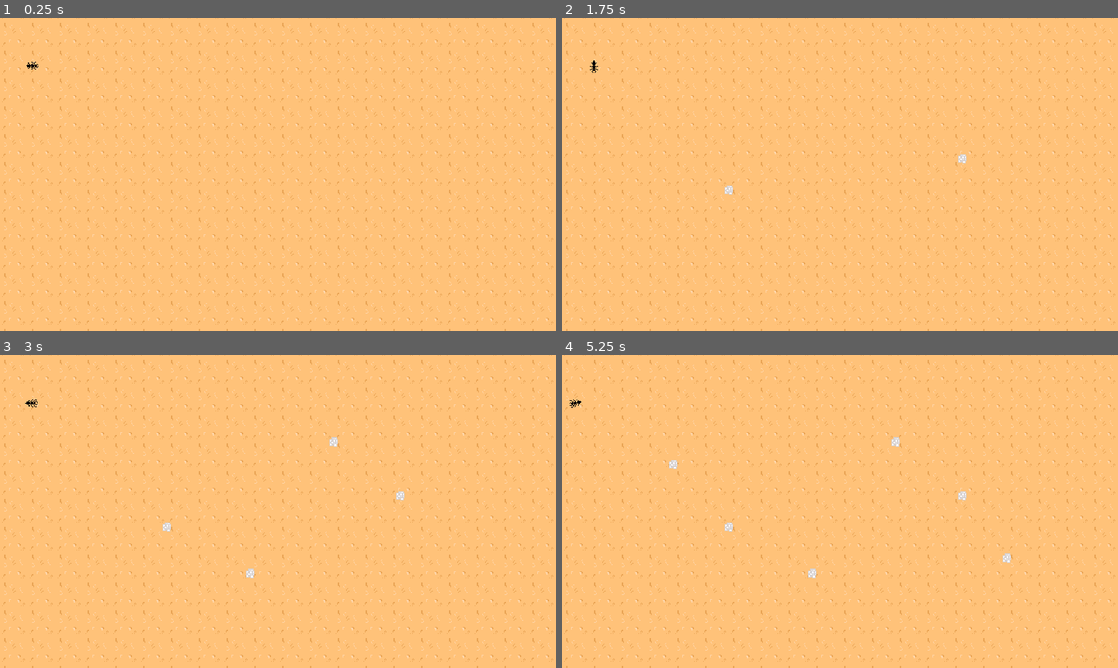
Above: before the commit, frames 1-4 (two rows, left to right).
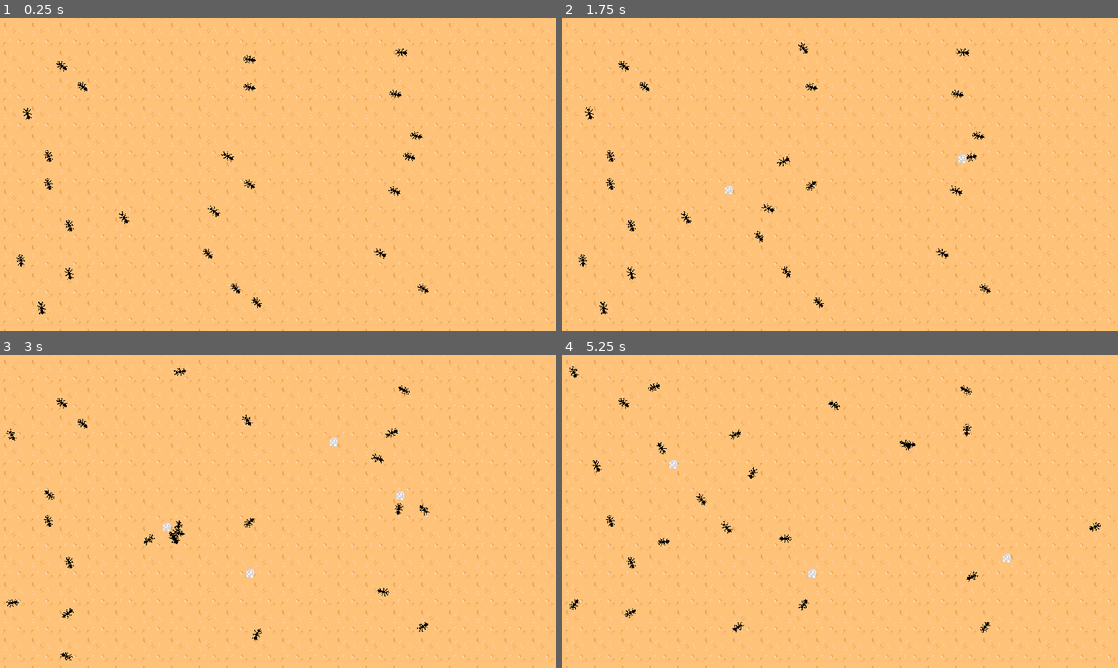
Above: after the commit, the same moments.

Repository: DuGringo/Ants
Game: Godot game, scene res://World.tscn
Two runs of this game, one before a commit and one after it. Both use one fixed random seed, a clock stepped at 60 frames per second and the inputs below.
Inputs (mouse positions are in pixels of both pictures, inside the frame that each line leads up to):
- Up to frame 1 (0.25 s): no input
- Up to frame 2 (1.75 s): tap Enter at 0.5 s; move the mouse to (962, 158) at 0.52 s; hold Right (ui_right) 0.53-1.28 s; hold J (attack) 0.53-1.28 s; click (962, 158) at 0.8 s; move the mouse to (728, 190) at 1.27 s; hold Down (ui_down) from 1.28 s (still down); click (728, 190) at 1.35 s; tap J (attack) at 1.55 s
- Up to frame 3 (3 s): move the mouse to (333, 442) at 2.02 s; release Down (ui_down) at 2.03 s; hold Right (ui_right) 2.03-2.78 s; hold J (attack) 2.03-2.78 s; click (333, 442) at 2.3 s; move the mouse to (250, 574) at 2.77 s; hold Up (ui_up) from 2.78 s (still down); click (250, 574) at 2.85 s
- Up to frame 4 (5.25 s): tap J (attack) at 3.05, 4.55 s; move the mouse to (1006, 558) at 3.52 s; release Up (ui_up) at 3.53 s; hold J (attack) 3.53-4.28 s; hold Left (ui_left) 3.53-5.03 s; click (1006, 558) at 3.8 s; move the mouse to (673, 464) at 4.27 s; click (673, 464) at 4.35 s; move the mouse to (867, 511) at 5.02 s; hold Down (ui_down) from 5.03 s (still down); hold J (attack) from 5.03 s (still down)

The runs differ from the first frame. In frame 1, 0.6% of the frame differs, in the area x 3-78%, y 9-95%; in frame 2, 0.6%; in frame 3, 0.6%; in frame 4, 0.7%, in the area x 1-97%, y 3-89%.

Commit message:
Add files via upload

Diff:
--- a/Ants/Ant.gd
+++ b/Ants/Ant.gd
@@ -4,12 +4,20 @@
 	MOVE,
 	ATTACK,
 	EAT,
-	CHASE
+	CHASE,
+	WANDER,
+	SEARCH,
+	IDLE
 }
 
-var state = MOVE
+var state = WANDER
 var velocity = Vector2.ZERO
+export(int) var WANDER_TARGET_RANGE = 2
 
+var is_searching = false
+var is_idle = false
+
+var state_list = [WANDER, WANDER, WANDER, WANDER, IDLE, IDLE, IDLE, SEARCH]
 
 onready var anim : AnimationPlayer = $AnimationPlayer
 onready var animTree = $AnimationTree
@@ -19,12 +27,16 @@
 onready var detectionZone = $DetectionZone
 #Attack
 onready var detectionZone2 = $DetectionZone2
+onready var wanderController = $WanderController
+
+
 
 func _physics_process(delta):
 	match state:
 		MOVE:
+			seek_zone()
 			move_state(delta)
-			seek_zone()
+
 
 		ATTACK:
 			attack_state(delta)
@@ -33,19 +45,28 @@
 			eat_state(delta)
 
 		CHASE:
-			var object = detectionZone.object
-			if object != null:
-				var direction = (object.global_position - global_position).normalized()
-				velocity = velocity.move_toward(direction* stat.MAX_SPEED, stat.ACCELERATION * delta)
-				animState.travel("Walk")
-				look_at(velocity * 10000)
-				should_attack()
+			chase_state(delta)
+
+		WANDER:
+			seek_zone()
+			wander_state(delta)
+
+
+
+		SEARCH:
+			seek_zone()
+			search_state(delta)
+
+		IDLE:
+			seek_zone()
+			idle_state(delta)
 
 
 
 
 	velocity = move_and_slide(velocity)
 
+#state 0
 func move_state(delta):
 	var input_vector = Vector2.ZERO
 	input_vector.x = Input.get_action_strength("ui_right") - Input.get_action_strength("ui_left")
@@ -66,13 +87,11 @@
 
 	if Input.is_action_pressed("attack"):
 		state = ATTACK
-
+#state 1
 func attack_state(delta):
 	animState.travel("Attack")
 	velocity = Vector2.ZERO
-
-
-
+#state 2
 func eat_state(delta):
 
 	var food = detectionZone2.object
@@ -80,22 +99,72 @@
 	if food != null:
 		animState.travel("Attack")
 		velocity = Vector2.ZERO
+	else:
+		state = IDLE
+#state 3
+func chase_state(delta):
+	var object = detectionZone.object
+	if object != null:
+		#var direction = (object.global_position - global_position).normalized()
+		var direction = global_position.direction_to(object.global_position)
+		velocity = velocity.move_toward(direction* stat.MAX_SPEED, stat.ACCELERATION * delta)
+		animState.travel("Walk")
+		look_at(velocity * 10000)
+		should_attack()
+	else:
+		state = IDLE
+#state 4
+func wander_state(delta):
+	if is_searching != true:
+		if wanderController.get_time_left() == 0:
+			state = pick_random_state(state_list)
+			wanderController.set_wander_timer(rand_range(1,2))
+		var direction = global_position.direction_to(wanderController.target_position)
+		velocity = velocity.move_toward(direction* stat.MAX_SPEED, stat.ACCELERATION * delta)
+		look_at(velocity * 10000)
+		if direction != Vector2.ZERO:
+			animState.travel("Walk")
+
+	if global_position.distance_to(wanderController.target_position) <= WANDER_TARGET_RANGE:
+				velocity = Vector2.ZERO
+				animState.travel("Idle")
+				state = pick_random_state(state_list)
+#state 5
+func search_state(delta):
+	is_searching = true
+	animState.travel("Search")
+	velocity = Vector2.ZERO
+#state 6
+func idle_state(delta):
+	if is_idle == false:
+		is_idle = true
+		wanderController.set_wander_timer(rand_range(1,3))
+		animState.travel("Idle")
+		velocity = Vector2.ZERO
+
+	if  wanderController.get_time_left() == 0:
+		state = pick_random_state(state_list)
+		is_idle = false
 
 
-
-
-
-
-
-func chase_state(delta):
-	pass
-
 func attack_animation_finished():
-	state = MOVE
+	state = WANDER
 
 func seek_zone():
 	if detectionZone.can_see_object():
 		state = CHASE
+	#else:
+	#	state = WANDER
+
 func should_attack():
 	if detectionZone2.can_see_object():
 		state = EAT
+
+func pick_random_state(state_list):
+	state_list.shuffle()
+	return state_list[1]
+	#return state_list.pop_out()
+
+func search_animation_finished():
+	state = WANDER
+	is_searching = false
--- a/Ants/Ant.tscn
+++ b/Ants/Ant.tscn
@@ -1,10 +1,12 @@
-[gd_scene load_steps=28 format=2]
+[gd_scene load_steps=31 format=2]
 
 [ext_resource path="res://Ant.gd" type="Script" id=1]
 [ext_resource path="res://Ants Resorce/Animations/Ant Spritesheet.png" type="Texture" id=2]
 [ext_resource path="res://Stats.tscn" type="PackedScene" id=3]
 [ext_resource path="res://Zones/DetectionZone.tscn" type="PackedScene" id=4]
 [ext_resource path="res://Zones/Hitbox.tscn" type="PackedScene" id=5]
+[ext_resource path="res://WanderController.tscn" type="PackedScene" id=6]
+[ext_resource path="res://Zones/HurtBox.tscn" type="PackedScene" id=7]
 
 [sub_resource type="CapsuleShape2D" id=1]
 radius = 4.82265
@@ -82,9 +84,8 @@
 }
 
 [sub_resource type="Animation" id=4]
-resource_name = "Idle1"
+resource_name = "Search"
 length = 2.5
-loop = true
 tracks/0/type = "value"
 tracks/0/path = NodePath("Ant Spritesheet:frame")
 tracks/0/interp = 1
@@ -104,10 +105,10 @@
 tracks/1/imported = false
 tracks/1/enabled = true
 tracks/1/keys = {
-"times": PoolRealArray( 0, 0.2, 0.4, 1, 1.4 ),
-"transitions": PoolRealArray( 1, 1, 1, 1, 1 ),
+"times": PoolRealArray( 0, 0.2, 0.4, 1, 1.4, 2.5 ),
+"transitions": PoolRealArray( 1, 1, 1, 1, 1, 1 ),
 "update": 0,
-"values": [ Vector2( 1, 1 ), Vector2( 1, 1 ), Vector2( 1.5, 1.5 ), Vector2( 1.5, 1.5 ), Vector2( 1.5, 1.5 ) ]
+"values": [ Vector2( 1, 1 ), Vector2( 1, 1 ), Vector2( 1.5, 1.5 ), Vector2( 1.5, 1.5 ), Vector2( 1.5, 1.5 ), Vector2( 1, 1 ) ]
 }
 tracks/2/type = "value"
 tracks/2/path = NodePath("DetectionZone/CollisionShape2D:rotation_degrees")
@@ -116,10 +117,24 @@
 tracks/2/imported = false
 tracks/2/enabled = true
 tracks/2/keys = {
-"times": PoolRealArray( 0, 0.2, 0.4, 1, 1.4 ),
-"transitions": PoolRealArray( 1, 1, 1, 1, 1 ),
+"times": PoolRealArray( 0, 0.2, 0.4, 0.7, 1, 1.4, 1.7 ),
+"transitions": PoolRealArray( 1, 1, 1, 1, 1, 1, 1 ),
 "update": 0,
-"values": [ 0.0, 0.0, 45.0, -45.0, -45.0 ]
+"values": [ 0.0, 0.0, 45.0, 45.0, -45.0, -45.0, 0.0 ]
+}
+tracks/3/type = "method"
+tracks/3/path = NodePath(".")
+tracks/3/interp = 1
+tracks/3/loop_wrap = true
+tracks/3/imported = false
+tracks/3/enabled = true
+tracks/3/keys = {
+"times": PoolRealArray( 2.5 ),
+"transitions": PoolRealArray( 1 ),
+"values": [ {
+"args": [  ],
+"method": "search_animation_finished"
+} ]
 }
 
 [sub_resource type="Animation" id=5]
@@ -145,62 +160,65 @@
 animation = "Idle"
 
 [sub_resource type="AnimationNodeAnimation" id=8]
-animation = "Idle1"
-
-[sub_resource type="AnimationNodeAnimation" id=25]
+animation = "Search"
+
+[sub_resource type="AnimationNodeAnimation" id=9]
 animation = "Walk"
 
-[sub_resource type="AnimationNodeTimeScale" id=26]
-
-[sub_resource type="AnimationNodeBlendTree" id=27]
+[sub_resource type="AnimationNodeTimeScale" id=10]
+
+[sub_resource type="AnimationNodeBlendTree" id=11]
 graph_offset = Vector2( -6.10352e-05, 0 )
-nodes/Animation/node = SubResource( 25 )
+nodes/Animation/node = SubResource( 9 )
 nodes/Animation/position = Vector2( 80, 80 )
-nodes/TimeScale/node = SubResource( 26 )
+nodes/TimeScale/node = SubResource( 10 )
 nodes/TimeScale/position = Vector2( 300, 60 )
 nodes/output/position = Vector2( 520, 80 )
 node_connections = [ "output", 0, "TimeScale", "TimeScale", 0, "Animation" ]
 
-[sub_resource type="AnimationNodeStateMachineTransition" id=10]
+[sub_resource type="AnimationNodeStateMachineTransition" id=12]
 
 [sub_resource type="AnimationNodeStateMachineTransition" id=13]
-
-[sub_resource type="AnimationNodeStateMachineTransition" id=20]
 switch_mode = 2
 auto_advance = true
 
-[sub_resource type="AnimationNodeStateMachineTransition" id=21]
+[sub_resource type="AnimationNodeStateMachineTransition" id=14]
+
+[sub_resource type="AnimationNodeStateMachineTransition" id=15]
+
+[sub_resource type="AnimationNodeStateMachineTransition" id=16]
+
+[sub_resource type="AnimationNodeStateMachineTransition" id=17]
 switch_mode = 2
-auto_advance = true
-
-[sub_resource type="AnimationNodeStateMachineTransition" id=30]
-
-[sub_resource type="AnimationNodeStateMachineTransition" id=31]
 
 [sub_resource type="AnimationNodeStateMachine" id=18]
 states/Attack/node = SubResource( 6 )
 states/Attack/position = Vector2( 310, 73 )
 states/Idle/node = SubResource( 7 )
 states/Idle/position = Vector2( 428, 148 )
-states/Idle1/node = SubResource( 8 )
-states/Idle1/position = Vector2( 428, 216 )
-states/Walk/node = SubResource( 27 )
+states/Search/node = SubResource( 8 )
+states/Search/position = Vector2( 428, 215 )
+states/Walk/node = SubResource( 11 )
 states/Walk/position = Vector2( 539, 73 )
-transitions = [ "Idle", "Idle1", SubResource( 10 ), "Idle", "Attack", SubResource( 13 ), "Attack", "Idle", SubResource( 20 ), "Idle1", "Idle", SubResource( 21 ), "Walk", "Idle", SubResource( 30 ), "Idle", "Walk", SubResource( 31 ) ]
+transitions = [ "Idle", "Attack", SubResource( 12 ), "Attack", "Idle", SubResource( 13 ), "Walk", "Idle", SubResource( 14 ), "Idle", "Walk", SubResource( 15 ), "Idle", "Search", SubResource( 16 ), "Search", "Idle", SubResource( 17 ) ]
 start_node = "Idle"
 
-[sub_resource type="AnimationNodeStateMachinePlayback" id=24]
-
-[sub_resource type="ConvexPolygonShape2D" id=32]
+[sub_resource type="AnimationNodeStateMachinePlayback" id=19]
+
+[sub_resource type="ConvexPolygonShape2D" id=20]
 points = PoolVector2Array( -7, 0, 150, -45, 150, 45 )
 
-[sub_resource type="CapsuleShape2D" id=34]
+[sub_resource type="CapsuleShape2D" id=21]
+radius = 2.67014
+height = 5.30323
+
+[sub_resource type="CapsuleShape2D" id=22]
 radius = 2.85235
 height = 6.14032
 
-[sub_resource type="CapsuleShape2D" id=33]
-radius = 2.67014
-height = 5.30323
+[sub_resource type="CapsuleShape2D" id=23]
+radius = 1.91966
+height = 5.8698
 
 [node name="Ant" type="KinematicBody2D"]
 light_mask = -2147483647
@@ -214,14 +232,14 @@
 [node name="AnimationPlayer" type="AnimationPlayer" parent="."]
 anims/Attack = SubResource( 2 )
 anims/Idle = SubResource( 3 )
-anims/Idle1 = SubResource( 4 )
+anims/Search = SubResource( 4 )
 anims/Walk = SubResource( 5 )
 
 [node name="AnimationTree" type="AnimationTree" parent="."]
 tree_root = SubResource( 18 )
 anim_player = NodePath("../AnimationPlayer")
 active = true
-parameters/playback = SubResource( 24 )
+parameters/playback = SubResource( 19 )
 parameters/Walk/TimeScale/scale = 2.5
 
 [node name="Ant Spritesheet" type="Sprite" parent="."]
@@ -236,31 +254,48 @@
 [node name="Stats" parent="." instance=ExtResource( 3 )]
 MAX_HP = 3
 CUR_HP = 3
-MAX_SPEED = 50
+MAX_SPEED = 80
 
 [node name="DetectionZone" parent="." instance=ExtResource( 4 )]
+collision_mask = 12
 
 [node name="CollisionShape2D" parent="DetectionZone" index="0"]
-shape = SubResource( 32 )
+position = Vector2( 5, 0 )
+shape = SubResource( 20 )
+
+[node name="DetectionZone2" parent="." instance=ExtResource( 4 )]
+collision_mask = 8
+
+[node name="CollisionShape2D" parent="DetectionZone2" index="0"]
+position = Vector2( 9.19238, 0.176777 )
+shape = SubResource( 21 )
 
 [node name="Hitbox" parent="." instance=ExtResource( 5 )]
 collision_layer = 0
-collision_mask = 64
+collision_mask = 96
 
 [node name="CollisionShape2D" parent="Hitbox" index="0"]
 position = Vector2( 9.01018, 0.333712 )
-shape = SubResource( 34 )
+shape = SubResource( 22 )
 disabled = true
 
-[node name="DetectionZone2" parent="." instance=ExtResource( 4 )]
-collision_mask = 8
-
-[node name="CollisionShape2D" parent="DetectionZone2" index="0"]
-position = Vector2( 9.19238, 0.176777 )
-shape = SubResource( 33 )
+[node name="WanderController" parent="." instance=ExtResource( 6 )]
+wander_range = 150
+
+[node name="HurtBox" parent="." instance=ExtResource( 7 )]
+collision_layer = 17
+collision_mask = 0
+
+[node name="CollisionShape2D" parent="HurtBox" index="0"]
+rotation = 1.5708
+shape = SubResource( 23 )
 
 [editable path="DetectionZone"]
 
+[editable path="DetectionZone2"]
+
 [editable path="Hitbox"]
 
-[editable path="DetectionZone2"]
+[editable path="WanderController"]
+
+[editable path="HurtBox"]
--- /dev/null
+++ b/Ants/CollisionShape2D.gd
@@ -0,0 +1 @@
+extends CollisionShape2D
--- a/Ants/Food.gd
+++ b/Ants/Food.gd
@@ -5,8 +5,8 @@
 
 
 
-func _on_HurtBox_area_entered(area):
-	stat.CUR_HP -= 1
+func _on_HurtBox_area_entered(attack):
+	stat.CUR_HP -= attack.damage
 
 
 
--- a/Ants/Food.tscn
+++ b/Ants/Food.tscn
@@ -18,8 +18,6 @@
 __meta__ = {
 "_edit_lock_": true
 }
-
-[node name="YSort" type="YSort" parent="."]
 
 [node name="CollisionShape2D" type="CollisionShape2D" parent="."]
 shape = SubResource( 1 )
--- a/Ants/Stats.gd
+++ b/Ants/Stats.gd
@@ -6,7 +6,7 @@
 export var MAX_SPEED = 100
 export var FRICTION = 500
 
-export var DAMAGE = 1
+#For DAMAGE, refer to HITBOX
 export var AWARENESS = 1
 export var DODGE = 1
 
--- /dev/null
+++ b/Ants/WanderController.gd
@@ -0,0 +1,27 @@
+extends Node2D
+
+export(int) var wander_range = 32
+
+onready var start_position = global_position
+onready var target_position = global_position
+
+onready var timer = $Timer
+
+func update_target_position():
+	var target_vector = Vector2(rand_range(-wander_range,wander_range), rand_range(-wander_range,wander_range))
+	#testar
+	update_start_position()
+	#target_position = target_position + target_vector
+	target_position = start_position + target_vector
+
+
+func update_start_position():
+	start_position = global_position
+func get_time_left():
+	return timer.time_left
+
+func set_wander_timer(duration):
+	timer.start(duration)
+
+func _on_Timer_timeout():
+	update_target_position()
--- /dev/null
+++ b/Ants/WanderController.tscn
@@ -0,0 +1,11 @@
+[gd_scene load_steps=2 format=2]
+
+[ext_resource path="res://WanderController.gd" type="Script" id=1]
+
+[node name="WanderController" type="Node2D"]
+script = ExtResource( 1 )
+
+[node name="Timer" type="Timer" parent="."]
+one_shot = true
+autostart = true
+[connection signal="timeout" from="Timer" to="." method="_on_Timer_timeout"]
--- a/Ants/World.tscn
+++ b/Ants/World.tscn
@@ -4,7 +4,7 @@
 [ext_resource path="res://Ants Resorce/Tiles/Sand Tile.png" type="Texture" id=2]
 [ext_resource path="res://World.gd" type="Script" id=4]
 
-[node name="World" type="Node2D"]
+[node name="World" type="YSort"]
 script = ExtResource( 4 )
 __meta__ = {
 "_edit_lock_": true
@@ -19,5 +19,87 @@
 "_edit_lock_": true
 }
 
+[node name="StaticBody2D" type="StaticBody2D" parent="."]
+
+[node name="CollisionPolygon2D" type="CollisionPolygon2D" parent="StaticBody2D"]
+polygon = PoolVector2Array( 0, 0, 0, 360, 640, 360, 640, 0, 632, 8, 632, 352, 8, 352, 8, 8, 632, 8, 640, 0 )
+__meta__ = {
+"_edit_lock_": true
+}
+
 [node name="Ant" parent="." instance=ExtResource( 1 )]
-position = Vector2( 36.4181, 54.8601 )
+position = Vector2( 264.161, 160.491 )
+
+[node name="Ant2" parent="." instance=ExtResource( 1 )]
+position = Vector2( 144, 232 )
+rotation = -0.659734
+
+[node name="Ant3" parent="." instance=ExtResource( 1 )]
+position = Vector2( 472, 160 )
+rotation = -2.55167
+
+[node name="Ant4" parent="." instance=ExtResource( 1 )]
+position = Vector2( 240, 272 )
+
+[node name="Ant5" parent="." instance=ExtResource( 1 )]
+position = Vector2( 96, 80 )
+
+[node name="Ant6" parent="." instance=ExtResource( 1 )]
+position = Vector2( 440, 272 )
+
+[node name="Ant7" parent="." instance=ExtResource( 1 )]
+position = Vector2( 456, 88 )
+
+[node name="Ant8" parent="." instance=ExtResource( 1 )]
+position = Vector2( 80, 296 )
+
+[node name="Ant9" parent="." instance=ExtResource( 1 )]
+position = Vector2( 56, 160 )
+
+[node name="Ant10" parent="." instance=ExtResource( 1 )]
+position = Vector2( 288, 192 )
+
+[node name="Ant11" parent="." instance=ExtResource( 1 )]
+position = Vector2( 80, 240 )
+
+[node name="Ant12" parent="." instance=ExtResource( 1 )]
+position = Vector2( 456, 200 )
+
+[node name="Ant13" parent="." instance=ExtResource( 1 )]
+position = Vector2( 296, 328 )
+
+[node name="Ant14" parent="." instance=ExtResource( 1 )]
+position = Vector2( 288, 80 )
+
+[node name="Ant15" parent="." instance=ExtResource( 1 )]
+position = Vector2( 72, 56 )
+
+[node name="Ant16" parent="." instance=ExtResource( 1 )]
+position = Vector2( 56, 192 )
+
+[node name="Ant17" parent="." instance=ExtResource( 1 )]
+position = Vector2( 288, 48 )
+
+[node name="Ant18" parent="." instance=ExtResource( 1 )]
+position = Vector2( 480, 136 )
+
+[node name="Ant19" parent="." instance=ExtResource( 1 )]
+position = Vector2( 248, 224 )
+
+[node name="Ant20" parent="." instance=ExtResource( 1 )]
+position = Vector2( 32, 112 )
+
+[node name="Ant21" parent="." instance=ExtResource( 1 )]
+position = Vector2( 24, 280 )
+
+[node name="Ant22" parent="." instance=ExtResource( 1 )]
+position = Vector2( 48, 336 )
+
+[node name="Ant23" parent="." instance=ExtResource( 1 )]
+position = Vector2( 272, 312 )
+
+[node name="Ant24" parent="." instance=ExtResource( 1 )]
+position = Vector2( 488, 312 )
+
+[node name="Ant25" parent="." instance=ExtResource( 1 )]
+position = Vector2( 464, 40 )
--- /dev/null
+++ b/Ants/Zones/Hitbox.gd
@@ -0,0 +1,5 @@
+extends Area2D
+
+
+
+export (int) var damage = 1
--- a/Ants/Zones/Hitbox.tscn
+++ b/Ants/Zones/Hitbox.tscn
@@ -1,5 +1,8 @@
-[gd_scene format=2]
+[gd_scene load_steps=2 format=2]
+
+[ext_resource path="res://Zones/Hitbox.gd" type="Script" id=1]
 
 [node name="Hitbox" type="Area2D"]
+script = ExtResource( 1 )
 
 [node name="CollisionShape2D" type="CollisionShape2D" parent="."]
--- a/Ants/project.godot
+++ b/Ants/project.godot
@@ -82,7 +82,7 @@
 2d_physics/layer_2="Ant"
 2d_physics/layer_3="Enemy"
 2d_physics/layer_4="Food"
-2d_physics/layer_5="Player Hurtbox"
+2d_physics/layer_5="Ant Hurtbox"
 2d_physics/layer_6="Enemy Hurtbox"
 2d_physics/layer_7="Food Hurtbox"
 2d_physics/layer_8="Pheromone"
Not shown, added: Ants/known bugs.txt
